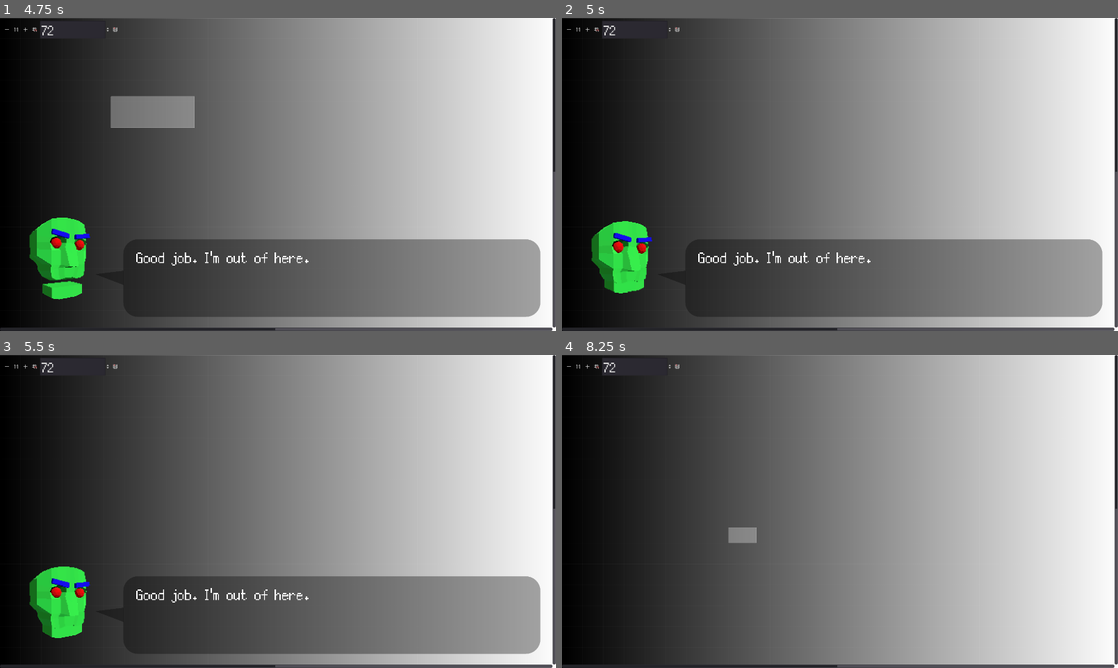
Above: before the commit, frames 1-4 (two rows, left to right).
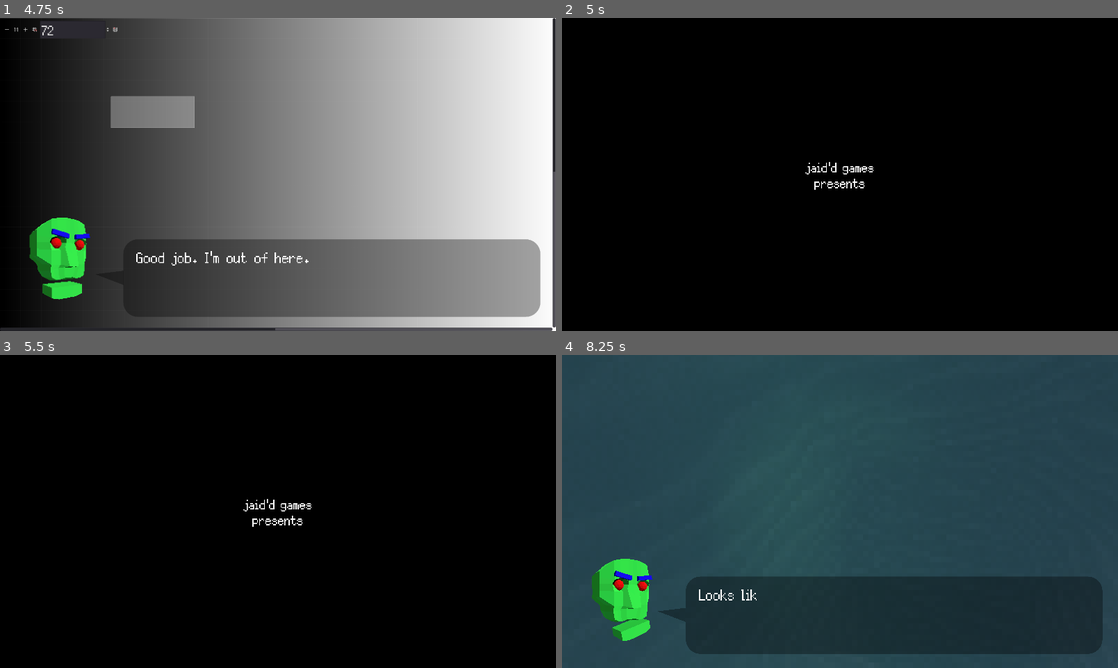
Above: after the commit, the same moments.

Repository: tehdi/demersal
Game: Godot game, scene res://UI/TimelineMenu/TimelineMenu.tscn
The game is run twice, just before and just after one commit, with the same random seed, the same clock (stepped at 60 frames per second) and the same inputs. This scene is started directly instead of the project's main scene.
Inputs (mouse positions are in pixels of both pictures, inside the frame that each line leads up to):
- Up to frame 1 (4.75 s): tap Enter at 0.5 s; move the mouse to (400, 158) at 0.52 s; hold D (move_right) 0.53-1.25 s; tap E (interact) at 0.6 s; click (400, 158) at 0.67 s; tap Space (move_jump) at 0.77, 3.77 s; drag from (166, 190) to (250, 237) at 1.27 s; move the mouse to (333, 105) at 2.02 s; hold D (move_right) 2.03-2.75 s; tap Tab (tab) at 2.1 s; drag from (250, 237) to (111, 127) at 2.77 s; move the mouse to (444, 221) at 3.52 s; hold A (move_left) 3.53-4.25 s; hold Shift (move_sprint) 3.53-4.25 s; drag from (111, 127) to (194, 96) at 4.27 s
- Up to frame 2 (5 s): no input
- Up to frame 3 (5.5 s): move the mouse to (305, 511) at 5.02 s; hold S (move_backward) from 5.03 s (still down); tap E (interact) at 5.1 s; click (305, 511) at 5.17 s
- Up to frame 4 (8.25 s): release S (move_backward) at 5.75 s; drag from (756, 433) to (728, 527) at 5.77 s; move the mouse to (962, 495) at 6.52 s; hold W (move_forward) 6.53-7.25 s; tap Tab (tab) at 6.6 s; tap Space (move_jump) at 6.77 s; click (845, 599) at 7.25 s, where only the run after the commit has a clickable "PLAY"; drag from (728, 527) to (812, 574) at 8.02 s

Frame 1 is identical in both runs. In frame 2, 91% of the frame differs, in the area x 0-100%, y 0-100%; in frame 3, 91%; in frame 4, 98%.
Error before the commit: Invalid call. Nonexistent function 'set_one_show' in base 'Timer'. (res://UI/TimelineMenu/AdvisorTimelineCutScenes.gd:27)

Commit message:
Maybe fixing the bug

Diff:
--- a/UI/TimelineMenu/AdvisorTimelineCutScenes.gd
+++ b/UI/TimelineMenu/AdvisorTimelineCutScenes.gd
@@ -24,7 +24,7 @@
 
 	var t = Timer.new()
 	t.set_wait_time(5)
-	t.set_one_show(true)
+	t.set_one_shot(true)
 	self.add_child(t)
 	t.start()
 	yield(t, "timeout")
